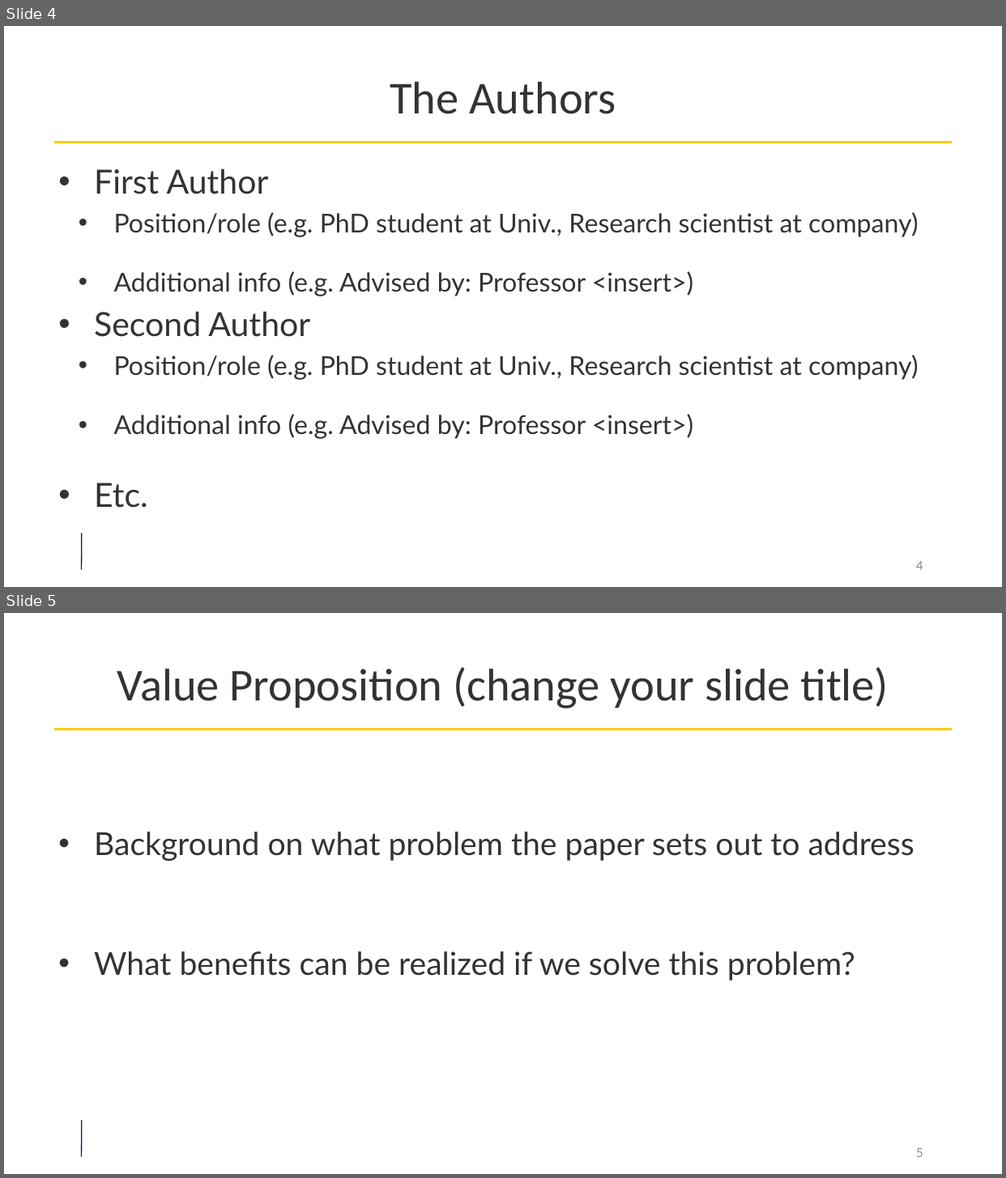
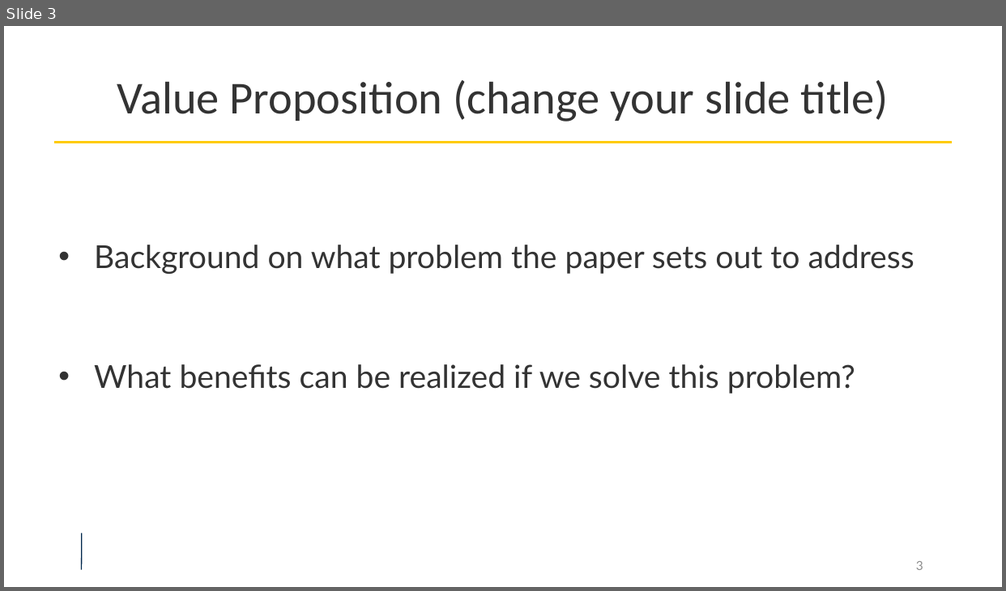
Before and after one commit to umich-eecs598/umich-eecs598.github.io, a slide deck: assets/slides/templates/DeepRob_Paper_Presentation.pptx. Shown one above the other, each under a label of ours: slides 4 and 5 before the commit, slide 3 after it. The pictures are 1006x1178 and 1006x591 pixels, drawn with LibreOffice and Linux fonts; fonts in the diff are those of the drawing; background and template pictures are left out. Boxes give left, top, right and bottom in pixels: in the first picture for what was removed or moved away, otherwise in the second. Text is boxed around its words. In the diff, an @@ line names an element or a change of style, - is before the commit and + after.

```diff
--- a/assets/slides/templates/DeepRob_Paper_Presentation.pptx
+++ b/assets/slides/templates/DeepRob_Paper_Presentation.pptx
@@ slide 4 removed at box(4, 26, 1002, 587), background #FFFFFF; not listed: 2 template elements that a slide beside it also shows @@
@@ title removed at box(390, 81, 616, 114) @@
-The Authors
@@ text removed at box(94, 169, 918, 508) @@
-• First Author
-  • Position/role (e.g. PhD student at Univ., Research scientist at company)
-  • Additional info (e.g. Advised by: Professor <insert>)
-• Second Author
-  • Position/role (e.g. PhD student at Univ., Research scientist at company)
-  • Additional info (e.g. Advised by: Professor <insert>)
-• Etc.
@@ page number removed at box(916, 561, 923, 570) @@
-4
@@ what was slide 5 is now slide 3 @@
@@ page number at box(916, 561, 923, 570): text changed @@
-5
+3
```
Also in this commit, not shown: 2 slides changed, 3 slides added, 7 other slides removed, 1 other file.
